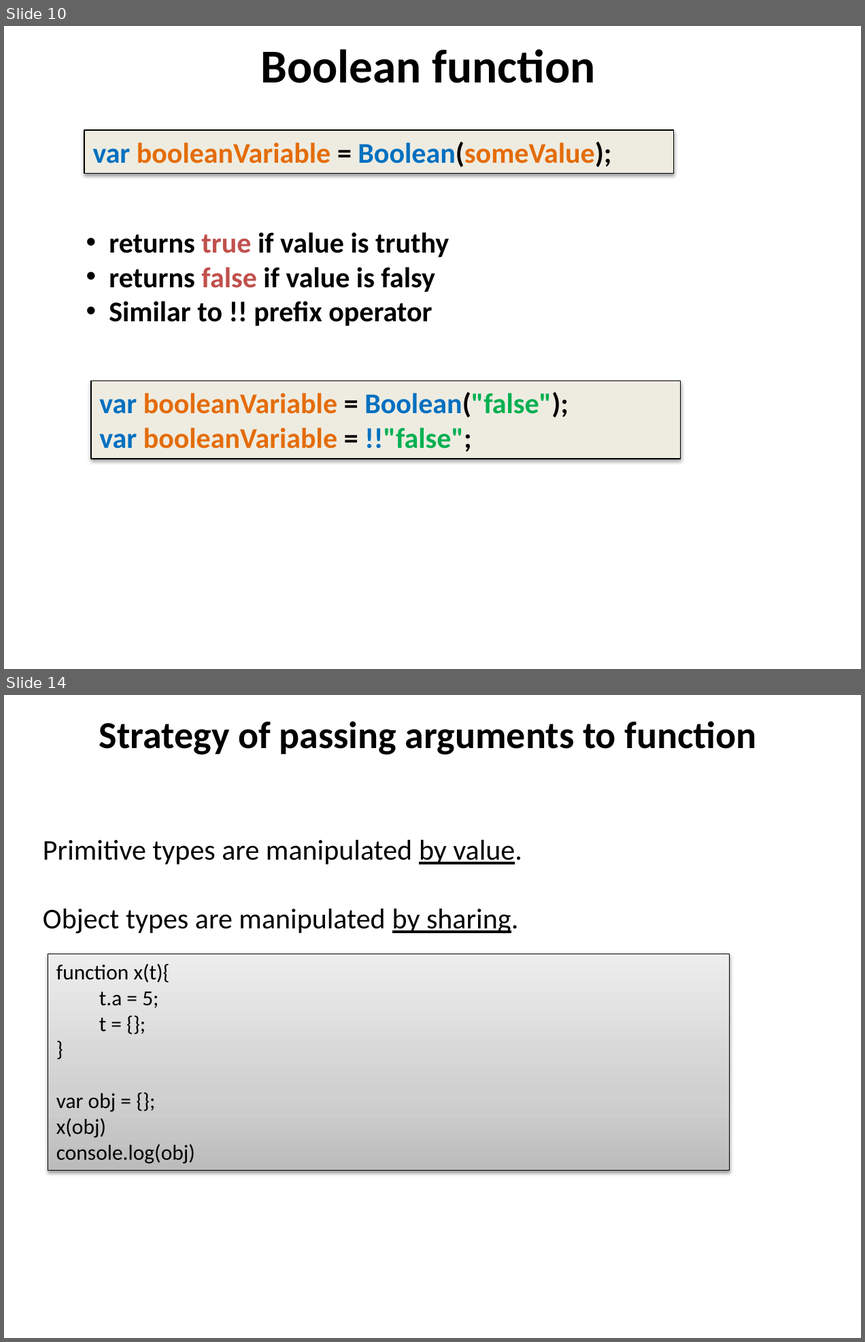
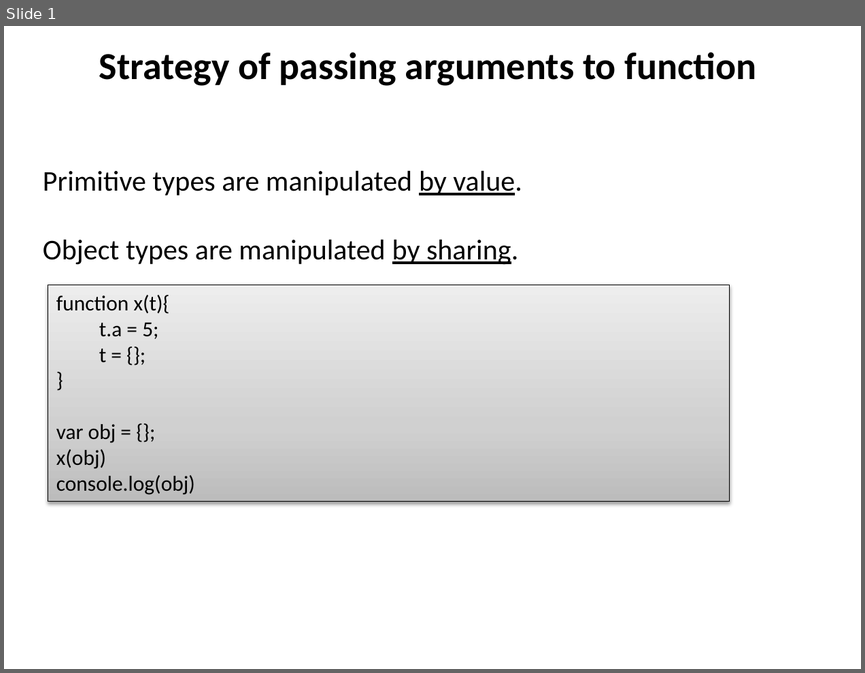
Before and after one commit to dzmitry-varabei/front-end-course, a slide deck: js-data-types/Data_types.pptx. Shown one above the other, each under a label of ours: slides 10 and 14 before the commit, slide 1 after it; the slides between them are not shown. The pictures are 865x1342 and 865x673 pixels, drawn with LibreOffice and Linux fonts; fonts in the diff are those of the drawing. Boxes give left, top, right and bottom in pixels: in the first picture for what was removed or moved away, otherwise in the second. Text is boxed around its words. In the diff, an @@ line names an element or a change of style, - is before the commit and + after.

```diff
--- a/js-data-types/Data_types.pptx
+++ b/js-data-types/Data_types.pptx
@@ slide 10 removed at (4, 26, 861, 669), background #FFFFFF @@
@@ title removed at (261, 49, 596, 83) @@
-Boolean function
@@ rectangle removed at (84, 129, 674, 172) @@
-var booleanVariable = Boolean(someValue);
@@ text removed at (109, 232, 449, 326) @@
-• returns true if value is truthy
-• returns false if value is falsy
-• Similar to !! prefix operator
@@ rectangle removed at (92, 381, 681, 458) @@
-var booleanVariable = Boolean("false");
-var booleanVariable = !!"false";
@@ what was slide 14 is now slide 1 @@
```
Also in this commit, not shown: 1 slide changed, 12 other slides removed, 3 other files.
